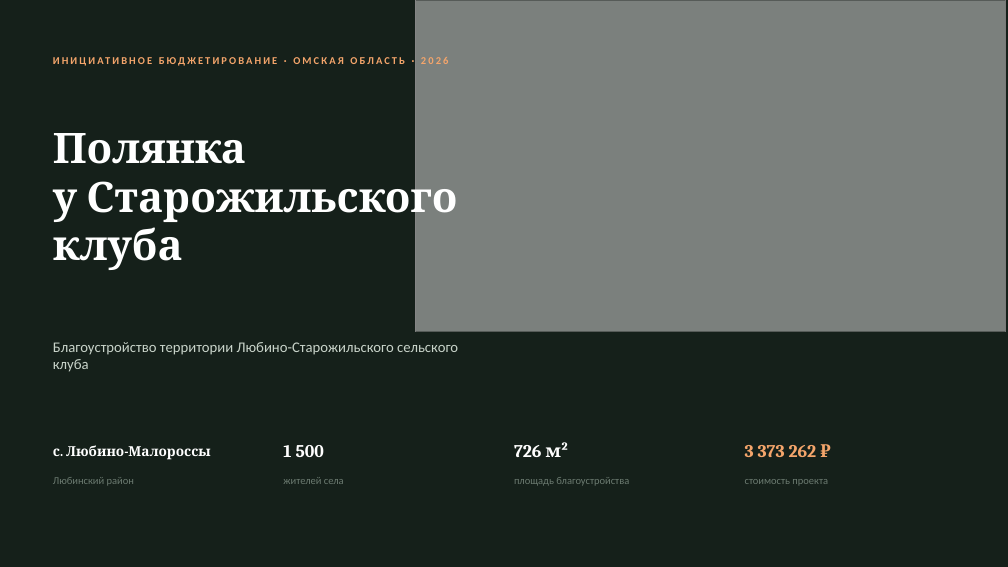
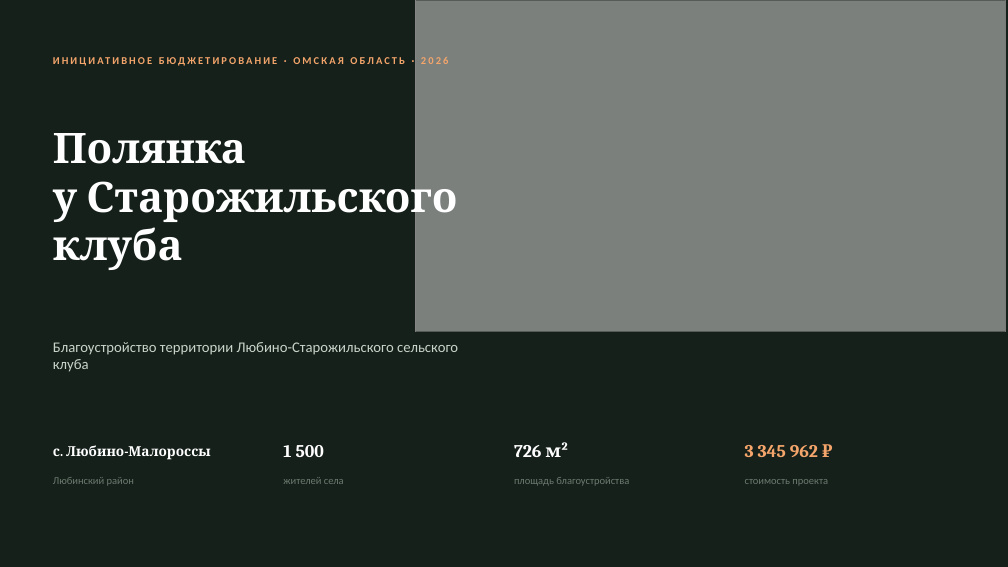
Before and after one commit to hobuchenie11-create/my-project, a slide deck: slide 1 of polyanka-prezentaciya.pptx. Drawn at 1008x567 pixels with LibreOffice and Linux fonts; fonts in the diff are those of the drawing; grey boxes stand for pictures. Boxes give left, top, right and bottom in pixels: in the first picture for what was removed or moved away, otherwise in the second. Text is boxed around its words. In the diff, an @@ line names an element or a change of style, - is before the commit and + after.

```diff
--- a/polyanka-prezentaciya.pptx
+++ b/polyanka-prezentaciya.pptx
@@ text at <box>745,445,818,457</box>: text changed @@
-3 373 262 ₽
+3 345 962 ₽
```
Also in this commit, not shown: 3 other slides changed, 3 other files.
